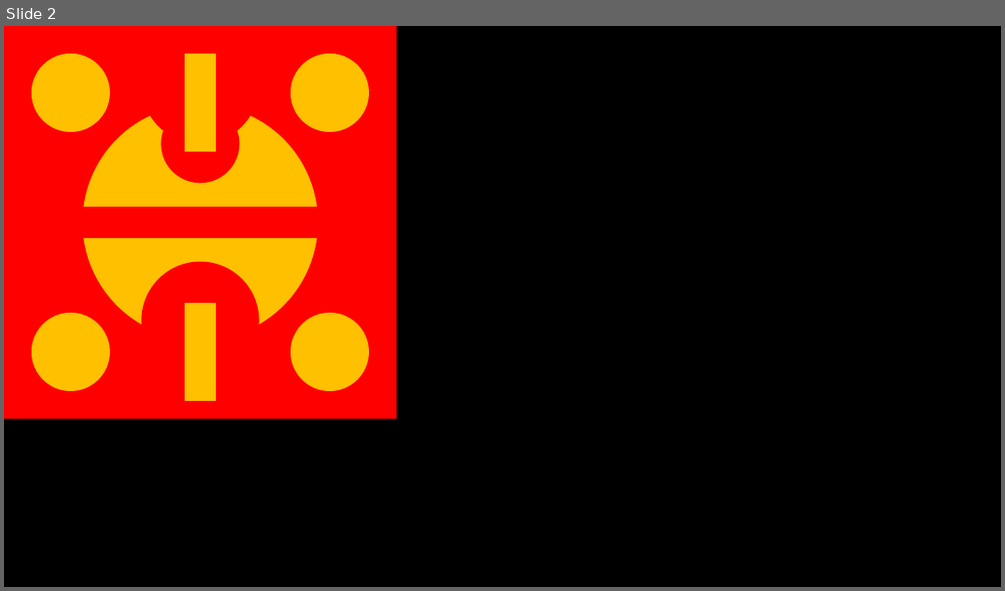
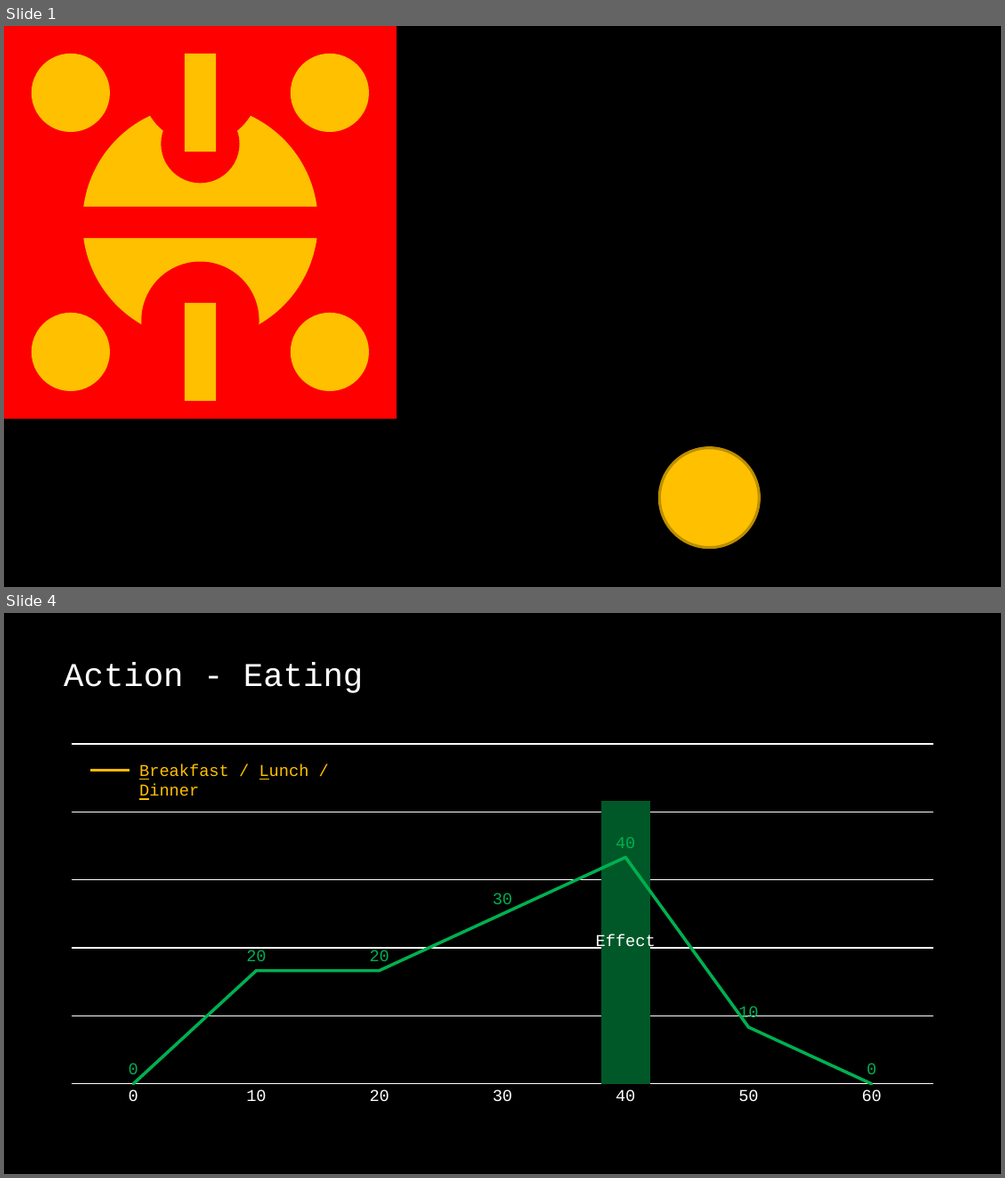
Before and after one commit to godners/Breeding-Plan, a slide deck: Logo.pptx. Shown one above the other, each under a label of ours: slide 2 before the commit, slides 1 and 4 after it; the slides between them are not shown. The pictures are 1005x591 and 1005x1178 pixels, drawn with LibreOffice and Linux fonts; fonts in the diff are those of the drawing. Boxes give left, top, right and bottom in pixels: in the first picture for what was removed or moved away, otherwise in the second. Text is boxed around its words. In the diff, an @@ line names an element or a change of style, - is before the commit and + after.

```diff
--- a/Logo.pptx
+++ b/Logo.pptx
@@ slide 4 added at (4, 613, 1001, 1174), background #000000 @@
@@ title added at (64, 662, 363, 693), 24 pt, text #FFFFFF @@
+Action - Eating
@@ column chart added at (54, 737, 951, 1114) @@
+categories: 0, 10, 20, 30, 40, 50, 60
+Effect: -, -, -, -, 50, -, -
+Series 2: 0, 20, 20, 30, 40, 10, 0
@@ line added from (90, 770) to (129, 770), #F9BC00 2 pt @@
@@ text added at (139, 764, 309, 800), 12 pt, text #FFC000 @@
+Breakfast / Lunch / Dinner
@@ what was slide 2 is now slide 1 @@
@@ slide 1 changed as well @@
@@ ellipse added at (659, 448, 759, 548), fill #FFC000, outline #BD8E00 2 pt @@
```
Also in this commit, not shown: 4 other slides added, 1 slide removed, 8 other files.
